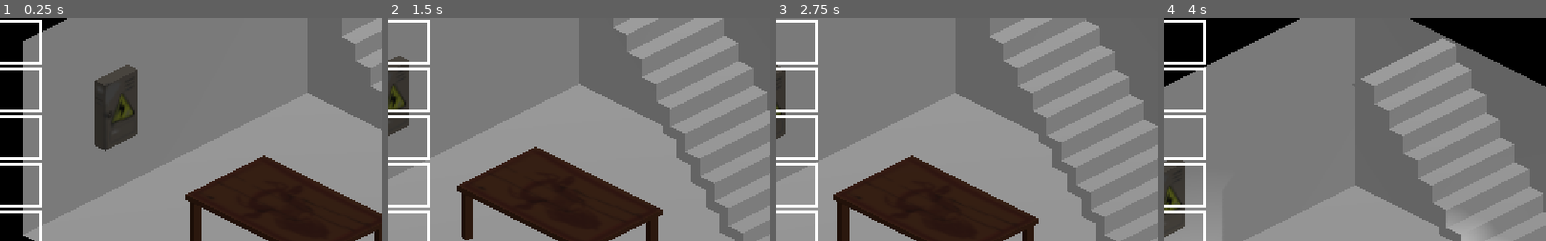
Above: before the commit, frames 1-4 (left to right).
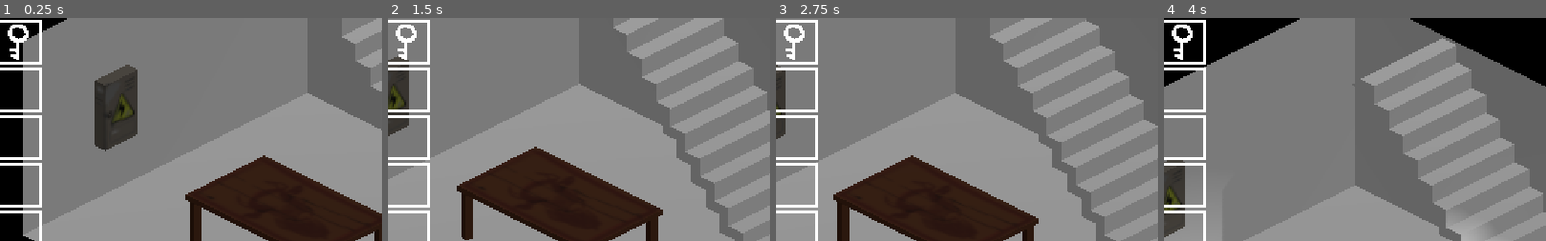
Above: after the commit, the same moments.

Repository: Naronco/Vaccaphobia
Game: Godot game, scene res://Game.tscn
The game is run twice, just before and just after one commit, with the same random seed, the same clock (stepped at 60 frames per second) and the same inputs.
Inputs:
- Up to frame 1 (0.25 s): no input
- Up to frame 2 (1.5 s): tap Enter at 0.5 s; hold D (move_right) 0.53-1.28 s; hold E (interact) 0.53-1.28 s; hold S (move_down) from 1.28 s (still down); tap E (interact) at 1.35 s
- Up to frame 3 (2.75 s): release S (move_down) at 2.03 s; hold D (move_right) from 2.03 s (still down); hold E (interact) from 2.03 s (still down)
- Up to frame 4 (4 s): release D (move_right) at 2.78 s; release E (interact) at 2.78 s; hold W (move_up) 2.78-3.53 s; tap E (interact) at 2.85 s; hold A (move_left) from 3.53 s (still down); hold E (interact) from 3.53 s (still down)
The pictures show only the part of the screen within x 1-51%, y 0-50%; the shares and areas given below are measured in that part.

The runs differ from the first frame. In frame 1, 0.3% of the frame differs, in the area x 2-8%, y 2-19%; in frame 2, 0.3%; in frame 3, 0.3%; in frame 4, 0.3%.

Commit message:
key in inventory

Diff:
--- a/Game.tscn
+++ b/Game.tscn
@@ -8,6 +8,7 @@
 [ext_resource path="res://Interactable.gd" type="Script" id=6]
 [ext_resource path="res://PuzzleScreen.gd" type="Script" id=7]
 [ext_resource path="res://assets/slot.png" type="Texture" id=8]
+[ext_resource path="res://assets/key.png" type="Texture" id=9]
 
 [sub_resource type="CapsuleShape" id=1]
 radius = 0.3
@@ -333,6 +334,14 @@
 "_edit_use_anchors_": false
 }
 
+[node name="TextureRect" type="TextureRect" parent="MarginContainer/CanvasLayer"]
+margin_right = 32.0
+margin_bottom = 32.0
+texture = ExtResource( 9 )
+__meta__ = {
+"_edit_use_anchors_": false
+}
+
 [node name="PuzzleLayer" type="CanvasLayer" parent="MarginContainer"]
 
 [node name="PuzzleScreen" type="Control" parent="MarginContainer/PuzzleLayer"]
Not shown: 1 places in Game.tscn that only renumber resources
Binary file added: assets/key.png
Not shown, added: assets/key.png.import
